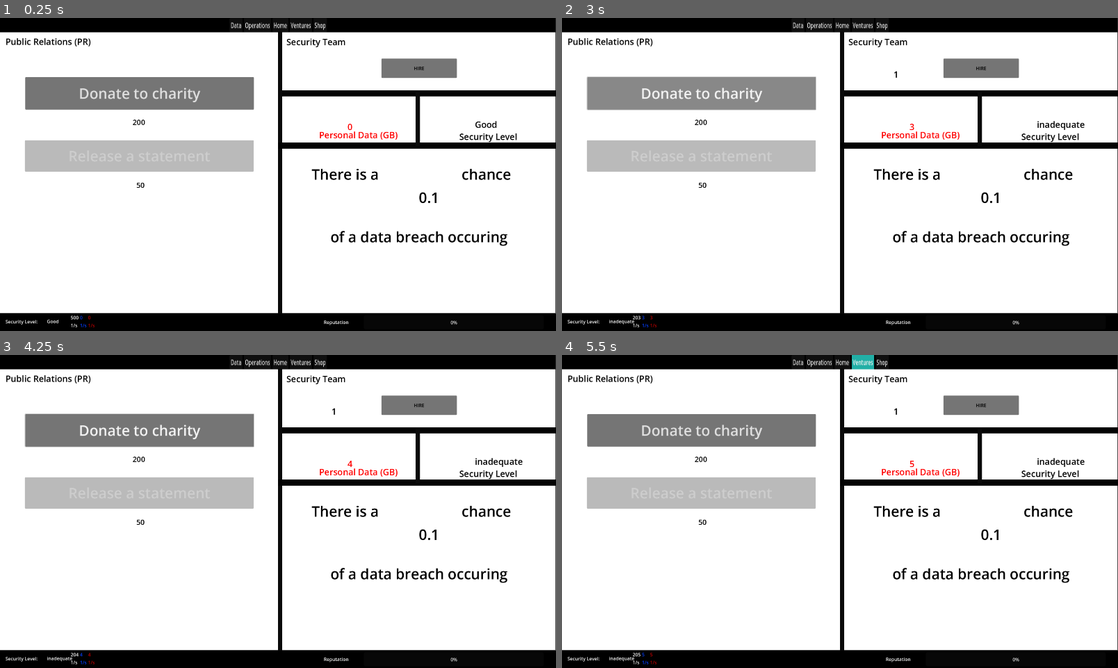
Above: before the commit, frames 1-4 (two rows, left to right).
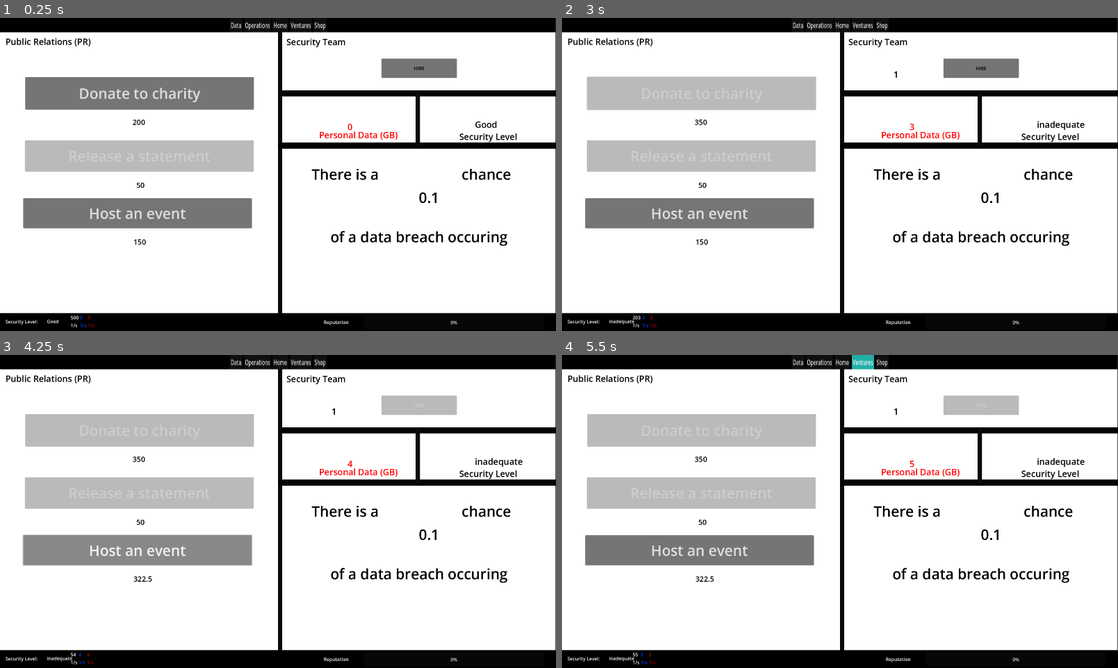
Above: after the commit, the same moments.

Repository: worrall1/PrivacyGame
Game: Godot game, scene res://Operations.tscn
The game is run twice, just before and just after one commit, with the same random seed, the same clock (stepped at 60 frames per second) and the same inputs. This scene is started directly instead of the project's main scene.
Inputs (mouse positions are in pixels of both pictures, inside the frame that each line leads up to):
- Up to frame 1 (0.25 s): no input
- Up to frame 2 (3 s): click "Data" at 0.5 s; click "Operations" at 1.25 s; click "HIRE" at 2 s; click "Donate to charity" at 2.75 s
- Up to frame 3 (4.25 s): click (139, 549) at 3.5 s, where only the run after the commit has a clickable "Host an event"
- Up to frame 4 (5.5 s): click "Home" at 4.25 s; click "Ventures" at 5 s

The runs differ from the first frame. In frame 1, 4.1% of the frame differs, in the area x 4-46%, y 57-73%; in frame 2, 8.3%; in frame 3, 9.4%, in the area x 4-83%, y 12-99%; in frame 4, 9.0%.

Commit message:
Operations functionality
Completed the functionality for the operations screen

Diff:
--- a/Operations.gd
+++ b/Operations.gd
@@ -6,11 +6,13 @@
 var statementCost = 50
 var charityRep = 5
 var statementRep = 2
-var reputation_label
+var eventRep = 3
+var eventCost = 150
 
 # Additional PR Action
-var additionalPRCost = 300
-var additionalPRRep = 8
+var charityCostIncrement = 50
+var statementCostIncrement = 25
+var eventCostIncrement = 75
 
 # Called when the node enters the scene tree for the first time.
 func _ready():
@@ -24,6 +26,7 @@
 	$BreachProb.text = str(Globals.breachProb)
 	$StatementCost.text = str(statementCost)
 	$CharityCost.text = str(charityCost)
+	$EventCost.text = str(eventCost)
 	# Disable the hire button if not enough money
 	$Hire.disabled = Globals.money < hireCost
 	$StatementButton.disabled = !Globals.breachThisQuarter or Globals.money < statementCost
@@ -36,9 +39,6 @@
 		hireCost += 50 # Increase the cost for the next hire
 
 		$SecurityLabel.text = str(Globals.securityFreq)
-	pass
-
-
 
 
 func update_pr_buttons():
@@ -52,16 +52,20 @@
 	if Globals.money >= charityCost:
 		Globals.money -= charityCost
 		Globals.reputation += charityRep
+		charityCost += charityCostIncrement * 3
 		update_pr_buttons()
-		Globals.reputation += 5
+
 
 func _on_statement_button_pressed():
 	if Globals.money >= statementCost:
 		Globals.money -= statementCost
 		Globals.reputation += statementRep
+		statementCost += statementCostIncrement * 1.5
 		update_pr_buttons()
-		Globals.reputation += 2
 
-
-func update_pr_section():
-	pass
+func _on_event_button_pressed():
+	if Globals.money >= eventCost:
+		Globals.money -= eventCost
+		Globals.reputation += eventRep
+		eventCost += eventCostIncrement * 2.3
+		update_pr_buttons()
--- a/Operations.tscn
+++ b/Operations.tscn
@@ -167,6 +167,23 @@
 theme_override_colors/font_color = Color(0, 0, 0, 1)
 theme_override_font_sizes/font_size = 50
 
+[node name="EventCost" type="Label" parent="."]
+offset_left = 461.0
+offset_top = 755.0
+offset_right = 643.0
+offset_bottom = 856.0
+theme_override_colors/font_color = Color(0, 0, 0, 1)
+theme_override_font_sizes/font_size = 25
+
+[node name="EventButton" type="Button" parent="."]
+offset_left = 80.0
+offset_top = 622.0
+offset_right = 870.0
+offset_bottom = 726.0
+theme_override_font_sizes/font_size = 50
+text = "Host an event"
+
 [connection signal="pressed" from="Hire" to="." method="_on_hire_pressed"]
 [connection signal="pressed" from="CharityButton" to="." method="_on_charity_button_pressed"]
 [connection signal="pressed" from="StatementButton" to="." method="_on_statement_button_pressed"]
+[connection signal="pressed" from="EventButton" to="." method="_on_event_button_pressed"]
Not shown: 1 places in HomeScreen.tscn that only renumber resources
